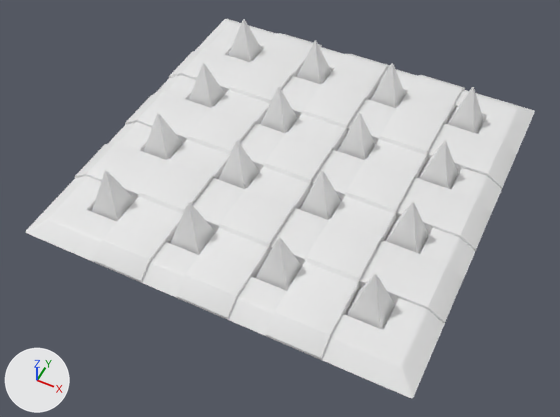
The FBX model Assets/_3DModels/Traps/piques_low.fbx, before and after one commit.
Both versions are drawn from a 50 mm camera at (1.2, -2.62, 2.9) aimed at (-0.01, -0.2, -0.14). Lighting does not change. The marker at lower left points along +X, +Y and +Z. Both versions are drawn at frame 21 of the action 'Take 001'; the numbers are the values there.

In view in the first picture: 'piques', 'support_pique'.
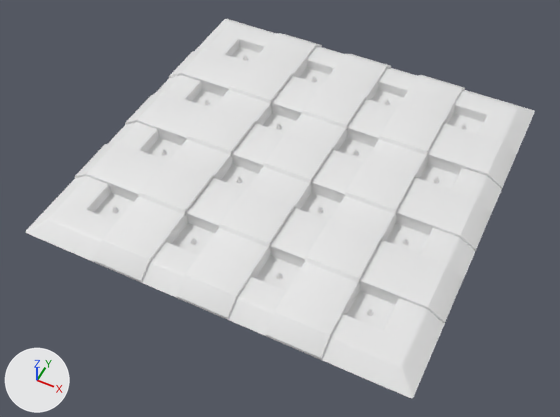
What differs and where, as boxes (x1, y1, x2, y2) in the pictures (560 x 417 px):
'piques', moved: before (92, 19, 484, 330); after (112, 55, 466, 316)

Edits to the bpy script that builds the scene:
```text
Change ob_piques:
    ob_piques.location: (0.0, 0.0, 0.0) -> (0.0, 0.0, -0.255)
```
